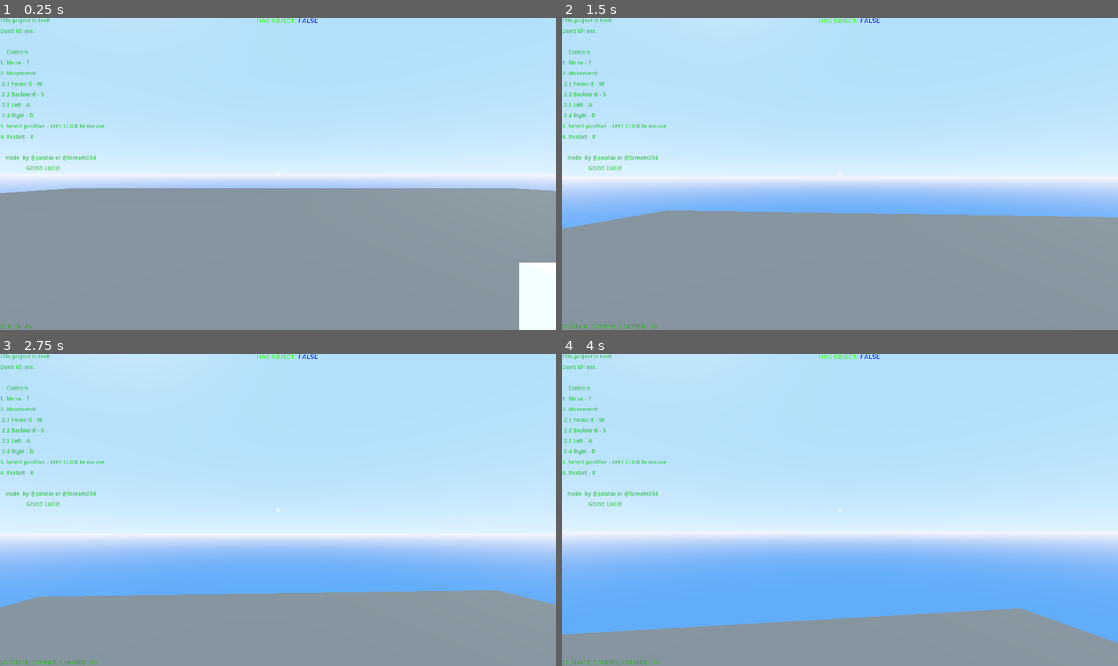
Above: before the commit, frames 1-4 (two rows, left to right).
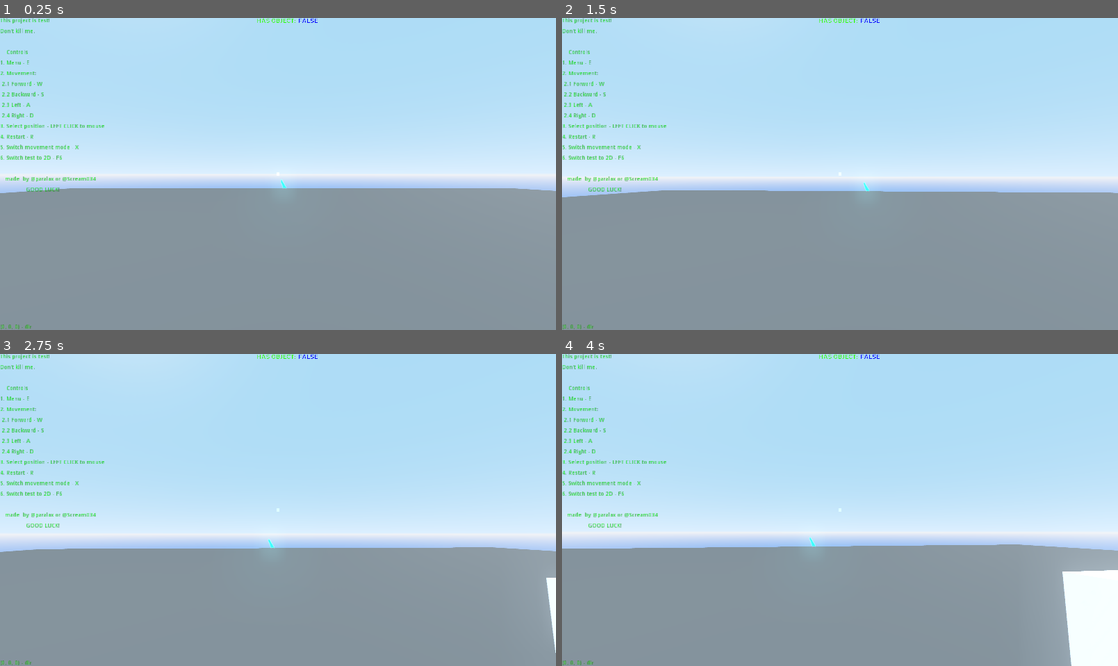
Above: after the commit, the same moments.

Repository: Scream034/Test3d
Game: Godot game, scene res://map.tscn
The game is run twice, just before and just after one commit, with the same random seed, the same clock (stepped at 60 frames per second) and the same inputs.
Inputs (mouse positions are in pixels of both pictures, inside the frame that each line leads up to):
- Up to frame 1 (0.25 s): no input
- Up to frame 2 (1.5 s): tap Enter at 0.5 s; move the mouse to (867, 174) at 0.52 s; hold Alt (speed_slow, bound only after the commit) 0.53-1.28 s; hold Up (position_forward, bound only after the commit) from 0.53 s (still down); click (867, 174) at 0.77 s; click (867, 174) at 0.8 s; click (867, 174) at 1.07 s; move the mouse to (812, 174) at 1.27 s; click (812, 174) at 1.35 s
- Up to frame 3 (2.75 s): keep holding Up (position_forward, bound only after the commit); click (250, 510) at 1.52 s; tap Alt (speed_slow, bound only after the commit) at 1.55 s; click (250, 510) at 1.82 s; move the mouse to (289, 503) at 2.02 s; press the mouse at (289, 503) at 2.03 s; tap X (move_switch) at 2.1 s
- Up to frame 4 (4 s): keep holding Up (position_forward, bound only after the commit); move the mouse to (834, 516) at 2.77 s; release the mouse at (834, 516) at 2.78 s; tap Alt (speed_slow, bound only after the commit) at 2.85 s; click (834, 516) at 3.02 s; click (834, 516) at 3.32 s; move the mouse to (878, 513) at 3.52 s; hold Alt (speed_slow, bound only after the commit) from 3.53 s (still down); click (878, 513) at 3.77 s; click (878, 513) at 3.8 s

The runs differ from the first frame. In frame 1, 1.9% of the frame differs, in the area x 0-100%, y 40-100%; in frame 2, 8.0%; in frame 3, 15%; in frame 4, 26%.

Commit message:
Fix and new

Diff:
--- a/Camera.gd
+++ b/Camera.gd
@@ -26,6 +26,9 @@
 # for create cube
 export var cast: Vector3
 
+# fire
+export var push_strenglth = 0.03
+
 
 func _process(delta):
 	# rotate
@@ -33,10 +36,12 @@
 
 	# fire
 	if Input.is_action_pressed("ui_select") and !is_menu:
+		# recoil start
 		if timer_recoil.is_stopped():
 			timer_recoil.start(0.24)
 		mouse_position = lerp(mouse_position, Vector2(mouse_position.x + mouse_position_recoil, mouse_position.y - 4.5), 0.23)
 
+		# collision
 		if raycast.get_collider():
 			cast = raycast.get_collision_point()
 			if timer_fire.is_stopped():
@@ -45,6 +50,7 @@
 		mouse_position_recoil_switch = 0
 		mouse_position_recoil = 0
 
+	# recoil
 	if mouse_position_recoil_switch == 1:
 		mouse_position_recoil = 1.25
 	elif mouse_position_recoil_switch == 2:
@@ -109,24 +115,37 @@
 	var bullet = model.instance()
 	get_node("/root").add_child(bullet)
 	bullet.transform.origin = raycast.get_collision_point()
-	if raycast.get_collider():
-			# add position
-		# to y
-		if raycast.get_collision_normal().y == 1:
-			bullet.transform.origin.y += 0.1
-		elif raycast.get_collision_normal().y == -1:
-			bullet.transform.origin.y -= 0.1
-		#to x
-		elif raycast.get_collision_normal().x == -1:
-			bullet.transform.origin.x -= 0.1
-		elif raycast.get_collision_normal().x == 1:
-			bullet.transform.origin.x += 0.1
-		# to z
-		elif raycast.get_collision_normal().z == 1:
-			bullet.transform.origin.z += 0.1
-		elif raycast.get_collision_normal().z == -1:
-			bullet.transform.origin.z -= 0.1
-		print(raycast.get_collision_normal())
+
+	var get_coll_norm = Vector3()
+	get_coll_norm.x = round(raycast.get_collision_normal().x)
+	get_coll_norm.y = round(raycast.get_collision_normal().y)
+	get_coll_norm.z = round(raycast.get_collision_normal().z)
+		# add position
+	# to y
+	if get_coll_norm.y == 1:
+		bullet.transform.origin.y -= push_strenglth
+		bullet.rotation_degrees.z = 180
+	elif get_coll_norm.y == -1:
+		bullet.transform.origin.y += push_strenglth
+		bullet.rotation_degrees.z = 0
+	#to x
+	elif get_coll_norm.x == -1:
+		bullet.transform.origin.x += push_strenglth
+		bullet.rotation_degrees.z = -90
+	elif get_coll_norm.x == 1:
+		bullet.transform.origin.x -= push_strenglth
+		bullet.rotation_degrees.z = 90
+	# to z
+	elif get_coll_norm.z == 1:
+		bullet.transform.origin.z -= push_strenglth
+		bullet.rotation_degrees.x = -90
+	elif get_coll_norm.z == -1:
+		bullet.transform.origin.z += push_strenglth
+		bullet.rotation_degrees.x = 90
+	else:
+		bullet.queue_free()
+	print(get_coll_norm)
+
 
 func set_recoil():
 	if mouse_position_recoil_switch == 0:
@@ -138,4 +157,3 @@
 
 func set_mouse_switch_position(pos):
 	mouse_position_recoil_switch = pos
-	print(pos)
--- a/Control.gd
+++ b/Control.gd
@@ -2,9 +2,6 @@
 
 
 var pressed: bool
-# cube
-var is_create_cube: bool
-var cube = null
 export var cast: Vector3
 export var cast_global: Vector3
 
@@ -15,10 +12,21 @@
 onready var camera = get_parent()
 
 
+	# creates
+var is_create = false
+var name_index = 0
+
 # cube
 onready var cube_new = preload("res://cube.tscn")
+var CUBE = null
+var is_create_cube: bool
+# floor
+onready var floor_new = preload("res://floor.tscn")
+var FLOOR = null
+var is_create_floor: bool
 
-
+export var speed = 0.35
+var default_speed
 
 func _physics_process(delta):
 	if Input.is_action_just_pressed("create_menu"):
@@ -40,24 +48,72 @@
 		cast_global = raycast.to_global(raycast.get_collision_point())
 		cast = raycast.to_local(raycast.get_collision_point())
 	else:
-		raycast.cast_to.z += 2.5
+		raycast.cast_to.z -= 0.1
 
 	raycast.get_node("polygon").polygon[0] = Vector2(-cast.z, 0)
 	raycast.get_node("polygon").polygon[1] = Vector2(-cast.z, 0.14)
 
-	if Input.is_action_just_pressed("restart"):
-		get_tree().reload_current_scene()
 
-	# for create
-	if is_create_cube:
-		if Input.is_action_just_pressed("ui_select") and raycast.get_collider():
-			cube.transform.origin = camera.cast
-			print(cube)
+		# for create
+	if is_create and raycast.get_collider():
+			# change property
+		if Input.is_action_pressed("position_forward"):
+			if is_create_cube:
+				CUBE.global_transform.origin.z += speed
+			elif is_create_floor:
+				FLOOR.global_transform.origin.z += speed
+		if Input.is_action_pressed("position_backward"):
+			if is_create_cube:
+				CUBE.global_transform.origin.z -= speed
+			elif is_create_floor:
+				FLOOR.global_transform.origin.z -= speed
+		if Input.is_action_pressed("position_left"):
+			if is_create_cube:
+				CUBE.global_transform.origin.x += speed
+			elif is_create_floor:
+				FLOOR.global_transform.origin.x += speed
+		if Input.is_action_pressed("position_right"):
+			if is_create_cube:
+				CUBE.global_transform.origin.x -= speed
+			elif is_create_floor:
+				FLOOR.global_transform.origin.x -= speed
+
+			# position set
+		if Input.is_action_just_pressed("ui_select"):
+			if is_create_floor:
+				FLOOR.transform.origin = raycast.get_collision_point()
+			elif is_create_cube:
+				CUBE.transform.origin = raycast.get_collision_point()
+			# if exit from create
 		elif Input.is_action_just_pressed("ui_exit"):
-			is_create_cube = false
+			name_index += 1
+			if is_create_cube:
+				is_create_cube = false
+			if is_create_floor:
+				is_create_floor = false
+			is_create = false
+			print(name_index)
+		# check
+		if !is_create_cube and CUBE != null:
+			CUBE.use_collision = true
+			CUBE.name = str(name_index)
+		elif !is_create_floor and FLOOR != null:
+			FLOOR.use_collision = true
+			FLOOR.name = str(name_index)
 
-	$check/check2.text = 'true' if is_create_cube else 'false'
-	if is_create_cube:
+	# for speed to positon
+	if Input.is_action_pressed("speed_slow"):
+		speed = 0.05
+	elif Input.is_action_pressed("speed_fast"):
+		speed = 1
+	else:
+		speed = default_speed
+
+
+						# TEXT #
+
+	$check/check2.text = 'true' if is_create else 'false'
+	if is_create:
 		$check/check2.add_color_override("font_color", ColorN('red', 1.0))
 	else:
 		$check/check2.add_color_override("font_color", ColorN('blue', 1.0))
@@ -66,12 +122,26 @@
 
 func _ready():
 	Input.set_mouse_mode(Input.MOUSE_MODE_CAPTURED)
+	default_speed = speed
+
 	# signals
 	menu_button_cube.connect("button_down", self, "set_cube")
+	menu_button_floor.connect("button_down", self, "set_floor")
 
 
 func set_cube():
-	cube = cube_new.instance()
+	CUBE = cube_new.instance()
 	pressed = false
+	is_create_floor = false
 	is_create_cube = true
-	get_node("/root").add_child(cube)
+	is_create = true
+	get_node("/root").add_child(CUBE)
+
+
+func set_floor():
+	FLOOR = floor_new.instance()
+	pressed = false
+	is_create_cube = false
+	is_create_floor = true
+	is_create = true
+	get_node("/root").add_child(FLOOR)
--- a/cube.tscn
+++ b/cube.tscn
@@ -1,7 +1,6 @@
-[gd_scene load_steps=2 format=2]
+[gd_scene format=2]
 
-[sub_resource type="CubeMesh" id=1]
-
-[node name="cube" type="MeshInstance"]
-mesh = SubResource( 1 )
-material/0 = null
+[node name="cube" type="CSGBox"]
+width = 1.5
+height = 1.5
+depth = 1.5
--- a/death_bullet.gd
+++ b/death_bullet.gd
@@ -1,4 +1,4 @@
-extends CSGBox
+extends CSGCylinder
 
 func _ready():
 	$timer.start(rand_range(0.8, 4))
--- a/default_env.tres
+++ b/default_env.tres
@@ -14,7 +14,11 @@
 [resource]
 background_mode = 2
 background_sky = SubResource( 1 )
+background_energy = 0.96
 ambient_light_energy = 1.24
+dof_blur_far_enabled = true
+dof_blur_far_distance = 750.0
+glow_enabled = true
 adjustment_enabled = true
 adjustment_brightness = 1.1
 adjustment_contrast = 0.9
--- /dev/null
+++ b/floor.tscn
@@ -0,0 +1,6 @@
+[gd_scene format=2]
+
+[node name="CSGBox" type="CSGBox"]
+width = 10.0
+height = 0.4
+depth = 10.0
--- a/global.gd
+++ b/global.gd
@@ -1,31 +1,18 @@
 extends Node
 
-const gravity = 14.2
-const acceleration = 2.25
+export var gravity_strenglth = 0
+export var is_perspective_3D = true
 
-export var gravity_strenglth = 0
+func _input(event):
+	if event is InputEventKey:
+		if event.scancode == KEY_F6 and !event.is_pressed():
+			is_perspective_3D = false if is_perspective_3D else true
+			if !is_perspective_3D:
+				get_tree().change_scene("res://map_2d.tscn")
+			else:
+				get_tree().change_scene("res://map.tscn")
+	if Input.is_action_just_pressed("restart"):
+		_restart()
 
-func _custom_physics(object, bullet, player, weight, DELTA, output):
-	# enable - true and false
-	# object - it node
-	# bullet - if is bullet, aber?
-	# player - understand
-	# weight - do easy
-	# DELTA - delta
-
-	var SELF = object
-	gravity_strenglth += ((weight * 2) / (PI + PI)) * (DELTA / 2)
-	if bullet:
-		SELF.translation += -SELF.global_transform.basis.z * SELF.speed * DELTA
-		SELF.translation.y -= (weight * DELTA) / (gravity + gravity_strenglth + SELF.speed) * DELTA / 3
-		if output:
-			print((weight * gravity / gravity_strenglth) * DELTA)
-		if SELF.transform.origin.y < -1.1567:
-			SELF.queue_free()
-	if !bullet and !SELF.is_on_floor():
-		if player:
-			SELF.vel.y -= (gravity_strenglth + gravity) * DELTA
-		else:
-			SELF.transform.origin.y -= (gravity_strenglth + gravity) * DELTA
-	else:
-		gravity_strenglth = 0
+func _restart():
+	get_tree().reload_current_scene()
--- a/map.tscn
+++ b/map.tscn
@@ -1,11 +1,9 @@
-[gd_scene load_steps=9 format=2]
+[gd_scene load_steps=14 format=2]
 
 [ext_resource path="res://Camera.gd" type="Script" id=1]
 [ext_resource path="res://Leto_text_normal.tres" type="DynamicFont" id=2]
 [ext_resource path="res://Control.gd" type="Script" id=3]
 [ext_resource path="res://menu.tscn" type="PackedScene" id=4]
-
-[sub_resource type="BoxShape" id=3]
 
 [sub_resource type="CanvasItemMaterial" id=4]
 render_priority = 1
@@ -41,20 +39,53 @@
 vertex_color_use_as_albedo = true
 albedo_color = Color( 0.443137, 0.443137, 0.443137, 1 )
 
+[sub_resource type="SpatialMaterial" id=7]
+albedo_color = Color( 0, 0.976471, 1, 1 )
+emission_enabled = true
+emission = Color( 0, 0.976471, 1, 1 )
+emission_energy = 3.0
+emission_operator = 0
+emission_on_uv2 = false
+
+[sub_resource type="CylinderMesh" id=8]
+material = SubResource( 7 )
+top_radius = 0.5
+bottom_radius = 0.5
+
+[sub_resource type="SpatialMaterial" id=9]
+albedo_color = Color( 1, 0, 0, 1 )
+emission_enabled = true
+emission = Color( 1, 0, 0, 1 )
+emission_energy = 3.0
+emission_operator = 0
+emission_on_uv2 = false
+
+[sub_resource type="CylinderMesh" id=10]
+material = SubResource( 9 )
+top_radius = 0.5
+bottom_radius = 0.5
+
+[sub_resource type="SpatialMaterial" id=11]
+albedo_color = Color( 0, 1, 0.109804, 1 )
+emission_enabled = true
+emission = Color( 0.0666667, 1, 0.0588235, 1 )
+emission_energy = 3.0
+emission_operator = 0
+emission_on_uv2 = false
+
+[sub_resource type="CylinderMesh" id=12]
+material = SubResource( 11 )
+top_radius = 0.5
+bottom_radius = 0.5
+
 [node name="map" type="Spatial"]
 
 [node name="sun" type="DirectionalLight" parent="."]
 transform = Transform( -0.871155, 0.116856, -0.4769, -0.242058, 0.742833, 0.624186, 0.427197, 0.6592, -0.618836, -0.281227, 7.52516, 0 )
 shadow_enabled = true
 
-[node name="player" type="KinematicBody" parent="."]
-
-[node name="CollisionShape" type="CollisionShape" parent="player"]
-transform = Transform( -0.136546, 0, -0.990634, 0, 1, 0, 0.990634, 0, -0.136546, 3.45663, -0.121346, -0.0534407 )
-shape = SubResource( 3 )
-
 [node name="Camera" type="Camera" parent="."]
-transform = Transform( 0.999173, -0.018421, 0.0362436, 0.0215233, 0.995962, -0.0871557, -0.0344918, 0.0878638, 0.995535, -3.99147, 4.22768, 0 )
+transform = Transform( 0.999173, -0.018421, 0.0362437, 0.0215233, 0.995962, -0.0871558, -0.0344918, 0.0878638, 0.995535, -3.99147, 4.22768, -0.0519075 )
 current = true
 far = 300.0
 script = ExtResource( 1 )
@@ -119,6 +150,8 @@
  2.4 Right - D
 3. Select position - LEFT CLICK to mouse
 4. Restart - R
+5. Switch movement mode - X
+6. Switch test to 2D - F6
 
    made  by @paralax or @Scream034
 				GOOD LUCK!
@@ -132,9 +165,9 @@
 [node name="menu" parent="Camera" instance=ExtResource( 4 )]
 
 [node name="RayCast" type="RayCast" parent="Camera"]
-transform = Transform( -1, 0, -8.74228e-08, 0, 1, 0, 8.74228e-08, 0, -1, 0, 0, -0.850748 )
+transform = Transform( 1, 0, 0, 0, 1, 0, 0, 0, 1, 0, 0, -0.850748 )
 enabled = true
-cast_to = Vector3( 0, 0, 30 )
+cast_to = Vector3( 0, 0, -30 )
 collide_with_areas = true
 
 [node name="polygon" type="CSGPolygon" parent="Camera/RayCast"]
@@ -165,8 +198,90 @@
 material = SubResource( 5 )
 
 [node name="cube" type="CSGBox" parent="."]
-transform = Transform( 1, 0, 0, 0, 1, 0, 0, 0, 1, 0, 1.38863, 0 )
-use_collision = true
-width = 2.84179
-height = 3.79044
-depth = 4.75163
+transform = Transform( 1, 0, 0, 0, 1, 0, 0, 0, 1, 8.03848, 1.38863, -2.24175 )
+use_collision = true
+width = 2.84179
+height = 3.79044
+depth = 4.75163
+
+[node name="cube5" type="CSGBox" parent="cube"]
+transform = Transform( 1, 0, 0, 0, 1, 0, 0, 0, 1, -1.28525, -1.58956, 0 )
+operation = 2
+use_collision = true
+width = 2.84179
+height = 3.79044
+depth = 4.75163
+
+[node name="cube2" type="CSGBox" parent="."]
+transform = Transform( 1, 0, 0, 0, 1, 0, 0, 0, 1, 3.42278, 1.38863, -2.24175 )
+use_collision = true
+width = 2.84179
+height = 3.79044
+depth = 4.75163
+
+[node name="cube3" type="CSGBox" parent="."]
+transform = Transform( 1, 0, 0, 0, 1, 0, 0, 0, 1, 5.73332, 4.95876, -2.24175 )
+use_collision = true
+width = 2.84179
+height = 3.79044
+depth = 4.75163
+
+[node name="cube4" type="CSGBox" parent="cube3"]
+transform = Transform( 1, 0, 0, 0, 1, 0, 0, 0, 1, 1.27832, 1.53252, 0 )
+operation = 2
+use_collision = true
+width = 2.84179
+height = 3.79044
+depth = 4.75163
+
+[node name="cube4" type="CSGBox" parent="."]
+transform = Transform( 0.44974, 0, -0.89316, 0, 1, 0, 0.89316, 0, 0.44974, -2.76831, 1.38863, 6.61964 )
+use_collision = true
+width = 2.84179
+height = 3.79044
+depth = 4.75163
+
+[node name="cube5" type="CSGBox" parent="cube4"]
+transform = Transform( 1, 0, 0, 0, 1, 0, 0, 0, 1, -1.28525, -1.58956, 0 )
+operation = 2
+use_collision = true
+width = 2.84179
+height = 3.79044
+depth = 4.75163
+
+[node name="cube5" type="CSGBox" parent="."]
+transform = Transform( 0.44974, 0, -0.89316, 0, 1, 0, 0.89316, 0, 0.44974, -4.84418, 1.38863, 2.49708 )
+use_collision = true
+width = 2.84179
+height = 3.79044
+depth = 4.75163
+
+[node name="cube6" type="CSGBox" parent="."]
+transform = Transform( 0.44974, 0, -0.89316, 0, 1, 0, 0.89316, 0, 0.44974, -3.80503, 1.13184, 4.56076 )
+use_collision = true
+width = 2.84179
+height = 3.79044
+depth = 4.75163
+
+[node name="cube4" type="CSGBox" parent="cube6"]
+transform = Transform( 1, 0, 0, 0, 1, 0, 0, 0, 1, 1.3936, 1.69073, -0.0223274 )
+operation = 2
+use_collision = true
+width = 2.84179
+height = 3.79044
+depth = 4.75163
+
+[node name="line_z" type="MeshInstance" parent="."]
+transform = Transform( 1, 0, 0, 0, 1, 0, 0, 0, 10000, 0, -4.09837, 1.5199 )
+mesh = SubResource( 8 )
+material/0 = null
+
+[node name="line_x" type="MeshInstance" parent="."]
+transform = Transform( 10000, 0, 0, 0, 1, 0, 0, 0, 1, 0, -4.09837, 1.5199 )
+mesh = SubResource( 10 )
+material/0 = null
+
+[node name="line_y" type="MeshInstance" parent="."]
+transform = Transform( 1, 0, 0, 0, 10000, 0, 0, 0, 1, 0, -4.09837, 1.5199 )
+mesh = SubResource( 12 )
+material/0 = null
--- /dev/null
+++ b/map_2d.tscn
@@ -0,0 +1,3 @@
+[gd_scene format=2]
+
+[node name="map" type="Node2D"]
--- a/menu.tscn
+++ b/menu.tscn
@@ -35,4 +35,4 @@
 margin_bottom = 320.0
 size_flags_vertical = 3
 theme = ExtResource( 1 )
-text = "FLOOR DON'T WORK"
+text = "FLOOR"
--- a/mod.tscn
+++ b/mod.tscn
@@ -1,16 +1,61 @@
-[gd_scene load_steps=3 format=2]
+[gd_scene load_steps=6 format=2]
 
 [ext_resource path="res://death_bullet.gd" type="Script" id=1]
 
 [sub_resource type="SpatialMaterial" id=1]
 albedo_color = Color( 0.329412, 0.329412, 0.329412, 1 )
-metallic = 1.0
+metallic = 0.51
 
-[node name="mod" type="CSGBox"]
-width = 0.2
-height = 0.2
-depth = 0.2
+[sub_resource type="SpatialMaterial" id=2]
+albedo_color = Color( 1, 0.470588, 0, 1 )
+depth_enabled = true
+depth_scale = 0.1
+depth_deep_parallax = false
+depth_flip_tangent = false
+depth_flip_binormal = false
+
+[sub_resource type="SpatialMaterial" id=3]
+albedo_color = Color( 0.254902, 0.254902, 0.254902, 1 )
+
+[sub_resource type="CylinderMesh" id=4]
+material = SubResource( 3 )
+top_radius = 0.1
+bottom_radius = 0.326
+height = 0.5
+radial_segments = 16
+rings = 0
+
+[node name="mod" type="CSGCylinder"]
+transform = Transform( 0.1, 0, 0, 0, 0.1, 0, 0, 0, 0.1, 0, 0, 0 )
+use_collision = true
+collision_layer = 2
+collision_mask = 2
+radius = 0.426799
+height = 1.35537
 material = SubResource( 1 )
 script = ExtResource( 1 )
 
 [node name="timer" type="Timer" parent="."]
+
+[node name="back" type="CSGCylinder" parent="."]
+transform = Transform( 1, 0, 0, 0, -1, 8.74228e-08, 0, -8.74228e-08, -1, 0, 0.772369, 0 )
+operation = 2
+radius = 0.822553
+height = 0.788205
+cone = true
+material = SubResource( 2 )
+
+[node name="back2" type="CSGCylinder" parent="."]
+transform = Transform( 1, 0, 0, 0, 1, 0, 0, 0, 1, 0, -0.700777, 0 )
+operation = 2
+radius = 0.822553
+height = 0.788205
+cone = true
+material = SubResource( 2 )
+
+[node name="cone" type="CSGMesh" parent="."]
+transform = Transform( 1, 0, 0, 0, 1, 0, 0, 0, 1, -0.00375229, 0.929043, 0.00197005 )
+mesh = SubResource( 4 )
+
+[node name="pos" type="Position3D" parent="."]
+transform = Transform( 0.271332, 0, 0, 0, 0.288024, -8.16542e-09, 0, -8.16542e-09, 0.194622, 0, 1.1404, 1.88912e-10 )
--- a/project.godot
+++ b/project.godot
@@ -10,7 +10,7 @@
 
 [application]
 
-config/name="test3d"
+config/name="testGeneraL"
 config/description="made by Scream or pralax!"
 run/main_scene="res://map.tscn"
 config/icon="res://icon.png"
@@ -57,13 +57,11 @@
 move_down={
 "deadzone": 0.5,
 "events": [ Object(InputEventKey,"resource_local_to_scene":false,"resource_name":"","device":0,"alt":false,"shift":false,"control":false,"meta":false,"command":false,"pressed":false,"scancode":16777237,"physical_scancode":0,"unicode":0,"echo":false,"script":null)
-, Object(InputEventKey,"resource_local_to_scene":false,"resource_name":"","device":0,"alt":false,"shift":false,"control":false,"meta":false,"command":false,"pressed":false,"scancode":16777234,"physical_scancode":0,"unicode":0,"echo":false,"script":null)
  ]
 }
 move_up={
 "deadzone": 0.5,
 "events": [ Object(InputEventKey,"resource_local_to_scene":false,"resource_name":"","device":0,"alt":false,"shift":false,"control":false,"meta":false,"command":false,"pressed":false,"scancode":32,"physical_scancode":0,"unicode":0,"echo":false,"script":null)
-, Object(InputEventKey,"resource_local_to_scene":false,"resource_name":"","device":0,"alt":false,"shift":false,"control":false,"meta":false,"command":false,"pressed":false,"scancode":16777232,"physical_scancode":0,"unicode":0,"echo":false,"script":null)
  ]
 }
 move_switch={
@@ -91,6 +89,86 @@
 "events": [ Object(InputEventKey,"resource_local_to_scene":false,"resource_name":"","device":0,"alt":false,"shift":false,"control":false,"meta":false,"command":false,"pressed":false,"scancode":16777217,"physical_scancode":0,"unicode":0,"echo":false,"script":null)
  ]
 }
+width_up={
+"deadzone": 0.5,
+"events": [ Object(InputEventKey,"resource_local_to_scene":false,"resource_name":"","device":0,"alt":false,"shift":false,"control":false,"meta":false,"command":false,"pressed":false,"scancode":73,"physical_scancode":0,"unicode":0,"echo":false,"script":null)
+ ]
+}
+width_down={
+"deadzone": 0.5,
+"events": [ Object(InputEventKey,"resource_local_to_scene":false,"resource_name":"","device":0,"alt":false,"shift":false,"control":false,"meta":false,"command":false,"pressed":false,"scancode":75,"physical_scancode":0,"unicode":0,"echo":false,"script":null)
+ ]
+}
+height_up={
+"deadzone": 0.5,
+"events": [ Object(InputEventKey,"resource_local_to_scene":false,"resource_name":"","device":0,"alt":false,"shift":false,"control":false,"meta":false,"command":false,"pressed":false,"scancode":79,"physical_scancode":0,"unicode":0,"echo":false,"script":null)
+ ]
+}
+height_down={
+"deadzone": 0.5,
+"events": [ Object(InputEventKey,"resource_local_to_scene":false,"resource_name":"","device":0,"alt":false,"shift":false,"control":false,"meta":false,"command":false,"pressed":false,"scancode":76,"physical_scancode":0,"unicode":0,"echo":false,"script":null)
+ ]
+}
+depth_up={
+"deadzone": 0.5,
+"events": [ Object(InputEventKey,"resource_local_to_scene":false,"resource_name":"","device":0,"alt":false,"shift":false,"control":false,"meta":false,"command":false,"pressed":false,"scancode":80,"physical_scancode":0,"unicode":0,"echo":false,"script":null)
+ ]
+}
+depth_down={
+"deadzone": 0.5,
+"events": [ Object(InputEventKey,"resource_local_to_scene":false,"resource_name":"","device":0,"alt":false,"shift":false,"control":false,"meta":false,"command":false,"pressed":false,"scancode":59,"physical_scancode":0,"unicode":0,"echo":false,"script":null)
+ ]
+}
+scale_up={
+"deadzone": 0.5,
+"events": [ Object(InputEventMouseButton,"resource_local_to_scene":false,"resource_name":"","device":0,"alt":false,"shift":false,"control":false,"meta":false,"command":false,"button_mask":0,"position":Vector2( 0, 0 ),"global_position":Vector2( 0, 0 ),"factor":1.0,"button_index":4,"pressed":false,"doubleclick":false,"script":null)
+ ]
+}
+scale_down={
+"deadzone": 0.5,
+"events": [ Object(InputEventMouseButton,"resource_local_to_scene":false,"resource_name":"","device":0,"alt":false,"shift":false,"control":false,"meta":false,"command":false,"button_mask":0,"position":Vector2( 0, 0 ),"global_position":Vector2( 0, 0 ),"factor":1.0,"button_index":5,"pressed":false,"doubleclick":false,"script":null)
+ ]
+}
+position_backward={
+"deadzone": 0.5,
+"events": [ Object(InputEventKey,"resource_local_to_scene":false,"resource_name":"","device":0,"alt":false,"shift":false,"control":false,"meta":false,"command":false,"pressed":false,"scancode":16777234,"physical_scancode":0,"unicode":0,"echo":false,"script":null)
+ ]
+}
+position_forward={
+"deadzone": 0.5,
+"events": [ Object(InputEventKey,"resource_local_to_scene":false,"resource_name":"","device":0,"alt":false,"shift":false,"control":false,"meta":false,"command":false,"pressed":false,"scancode":16777232,"physical_scancode":0,"unicode":0,"echo":false,"script":null)
+ ]
+}
+position_up={
+"deadzone": 0.5,
+"events": [ Object(InputEventKey,"resource_local_to_scene":false,"resource_name":"","device":0,"alt":false,"shift":false,"control":false,"meta":false,"command":false,"pressed":false,"scancode":16777358,"physical_scancode":0,"unicode":0,"echo":false,"script":null)
+ ]
+}
+position_down={
+"deadzone": 0.5,
+"events": [ Object(InputEventKey,"resource_local_to_scene":false,"resource_name":"","device":0,"alt":false,"shift":false,"control":false,"meta":false,"command":false,"pressed":false,"scancode":16777352,"physical_scancode":0,"unicode":0,"echo":false,"script":null)
+ ]
+}
+position_left={
+"deadzone": 0.5,
+"events": [ Object(InputEventKey,"resource_local_to_scene":false,"resource_name":"","device":0,"alt":false,"shift":false,"control":false,"meta":false,"command":false,"pressed":false,"scancode":16777231,"physical_scancode":0,"unicode":0,"echo":false,"script":null)
+ ]
+}
+position_right={
+"deadzone": 0.5,
+"events": [ Object(InputEventKey,"resource_local_to_scene":false,"resource_name":"","device":0,"alt":false,"shift":false,"control":false,"meta":false,"command":false,"pressed":false,"scancode":16777233,"physical_scancode":0,"unicode":0,"echo":false,"script":null)
+ ]
+}
+speed_slow={
+"deadzone": 0.5,
+"events": [ Object(InputEventKey,"resource_local_to_scene":false,"resource_name":"","device":0,"alt":false,"shift":false,"control":false,"meta":false,"command":false,"pressed":false,"scancode":16777240,"physical_scancode":0,"unicode":0,"echo":false,"script":null)
+ ]
+}
+speed_fast={
+"deadzone": 0.5,
+"events": [ Object(InputEventKey,"resource_local_to_scene":false,"resource_name":"","device":0,"alt":false,"shift":false,"control":false,"meta":false,"command":false,"pressed":false,"scancode":16777237,"physical_scancode":0,"unicode":0,"echo":false,"script":null)
+ ]
+}
 
 [physics]
 
Not shown, added: export_presets.cfg
